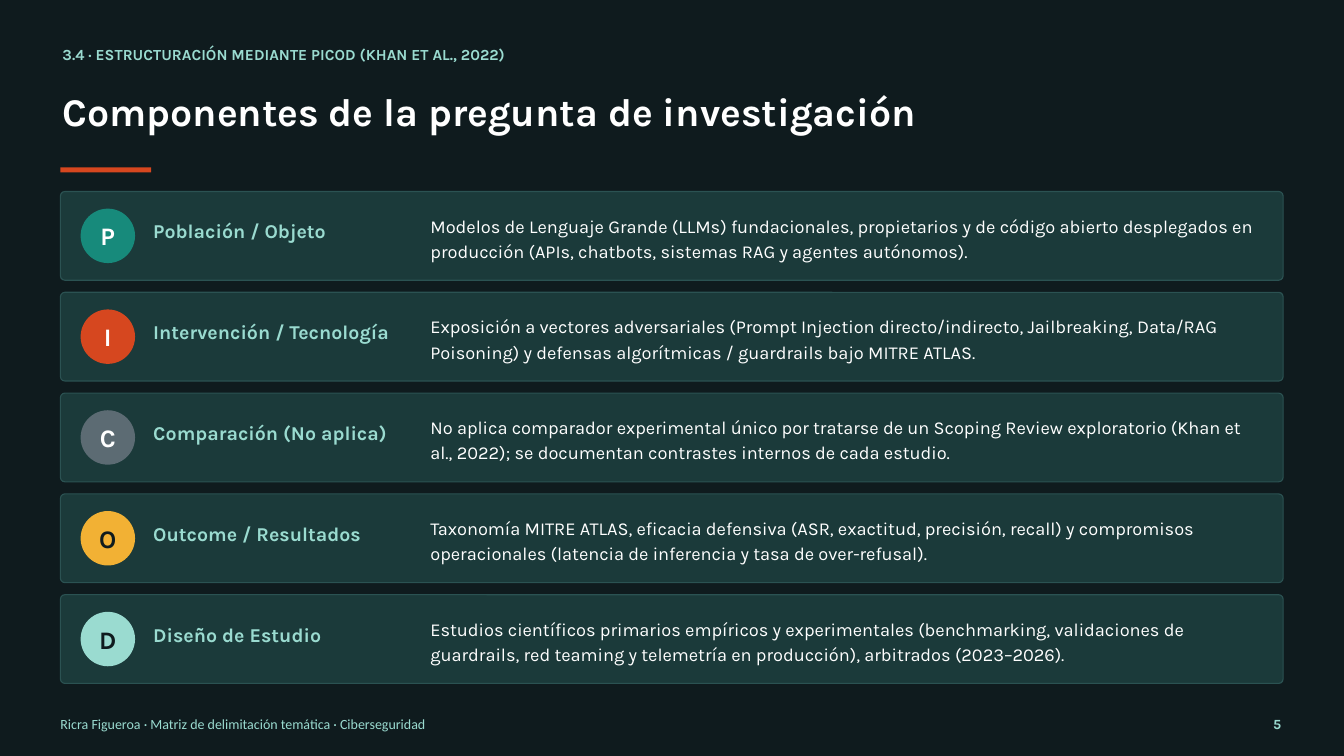
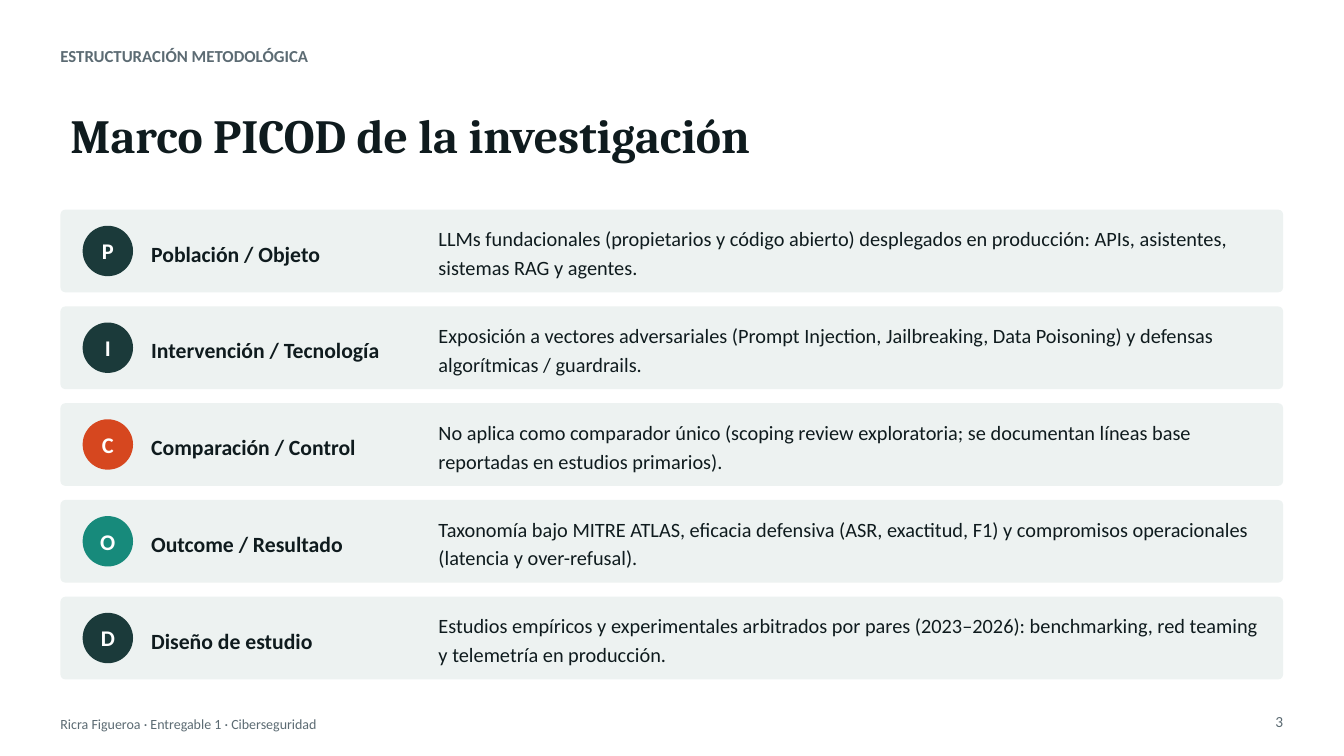
Before and after one commit to TeVerde29/trabajo-investigacion, a slide deck: slide 3 of Ricra_Figueroa_Pedro_Giovanni_Entregable1.pptx (slide 5 before the commit). Drawn at 1344x756 pixels with LibreOffice and Linux fonts; fonts in the diff are those of the drawing. Boxes give left, top, right and bottom in pixels: in the first picture for what was removed or moved away, otherwise in the second. Text is boxed around its words. In the diff, an @@ line names an element or a change of style, - is before the commit and + after.

Commit message:
Actualiza entregable de investigación sobre LLMs
Renueva el documento y la presentación del Entregable 1, y añade un script para generar la presentación con el diseño de referencia.

```diff
--- a/Ricra_Figueroa_Pedro_Giovanni_Entregable1.pptx
+++ b/Ricra_Figueroa_Pedro_Giovanni_Entregable1.pptx
@@ background #0F1B1E to #FFFFFF @@
@@ text at <box>60,49,308,62</box>: text changed; size 11 to 12 pt; font Karla to Calibri; text colour #9ADBD0 to #5C6B73 @@
-3.4 · ESTRUCTURACIÓN MEDIANTE PICOD (KHAN ET AL., 2022)
+ESTRUCTURACIÓN METODOLÓGICA
@@ title at <box>70,119,750,163</box>: text changed; size 28 to 34 pt; font Karla to Cambria; text colour #FFFFFF to #0F1B1E @@
-Componentes de la pregunta de investigación
+Marco PICOD de la investigación
@@ rectangle removed at <box>60,167,151,172</box> @@
@@ fill #1B3A3A to #EDF2F1; outline #2B5252 0.8 pt to none; proportions changed in 5 elements at <box>60,597,1284,680</box>, <box>60,500,1284,583</box>, <box>60,403,1284,486</box>, <box>60,307,1284,389</box>, <box>60,210,1284,292</box> @@
@@ rounded rectangle: place and size @@
-rounded rectangle at <box>60,192,1284,280</box>
+rounded rectangle at <box>60,210,1284,292</box>
@@ ellipse "P": place and size @@
-ellipse "P" at <box>81,209,135,263</box>
+ellipse "P" at <box>83,226,133,276</box>
@@ ellipse "P" at <box>83,226,133,276</box>: size 18 to 16 pt, font Karla to Calibri; fill #178A7B to #1B3A3A @@
@@ text "Población / Objeto" at <box>151,246,320,266</box>: size 14 to 15.5 pt, font Karla to Calibri, text colour #9ADBD0 to #0F1B1E; line spacing 1.15 to 1.18; vertical alignment top to middle @@
@@ text at <box>438,231,1227,279</box>: text changed; size 13 to 14.5 pt; font Karla to Calibri; text colour #FFFFFF to #0F1B1E @@
-Modelos de Lenguaje Grande (LLMs) fundacionales, propietarios y de código abierto desplegados en producción (APIs, chatbots, sistemas RAG y agentes autónomos).
+LLMs fundacionales (propietarios y código abierto) desplegados en producción: APIs, asistentes, sistemas RAG y agentes.
@@ rounded rectangle: place and size @@
-rounded rectangle at <box>60,292,1284,381</box>
+rounded rectangle at <box>60,307,1284,389</box>
@@ ellipse "I": place and size @@
-ellipse "I" at <box>81,310,135,364</box>
+ellipse "I" at <box>83,323,133,373</box>
@@ ellipse "I" at <box>83,323,133,373</box>: size 18 to 16 pt, font Karla to Calibri; fill #D6471F to #1B3A3A @@
@@ text "Intervención / Tecnología" at <box>151,342,379,362</box>: size 14 to 15.5 pt, font Karla to Calibri, text colour #9ADBD0 to #0F1B1E; line spacing 1.15 to 1.18; vertical alignment top to middle @@
@@ text at <box>438,328,1213,376</box>: text changed; size 13 to 14.5 pt; font Karla to Calibri; text colour #FFFFFF to #0F1B1E @@
-Exposición a vectores adversariales (Prompt Injection directo/indirecto, Jailbreaking, Data/RAG Poisoning) y defensas algorítmicas / guardrails bajo MITRE ATLAS.
+Exposición a vectores adversariales (Prompt Injection, Jailbreaking, Data Poisoning) y defensas algorítmicas / guardrails.
@@ rounded rectangle: place and size @@
-rounded rectangle at <box>60,393,1284,482</box>
+rounded rectangle at <box>60,403,1284,486</box>
@@ ellipse "C": place and size @@
-ellipse "C" at <box>81,410,135,465</box>
+ellipse "C" at <box>83,419,133,470</box>
@@ ellipse "C" at <box>83,419,133,470</box>: size 18 to 16 pt, font Karla to Calibri; fill #5C6B73 to #D6471F @@
@@ vertical alignment top to middle in 3 elements at <box>151,633,312,649</box>, <box>151,536,343,552</box>, <box>151,439,356,459</box> @@
@@ text at <box>151,439,356,459</box>: text changed; size 14 to 15.5 pt; font Karla to Calibri; text colour #9ADBD0 to #0F1B1E @@
-Comparación (No aplica)
+Comparación / Control
@@ text at <box>438,425,1190,473</box>: text changed; size 13 to 14.5 pt; font Karla to Calibri; text colour #FFFFFF to #0F1B1E @@
-No aplica comparador experimental único por tratarse de un Scoping Review exploratorio (Khan et al., 2022); se documentan contrastes internos de cada estudio.
+No aplica como comparador único (scoping review exploratoria; se documentan líneas base reportadas en estudios primarios).
@@ rounded rectangle: place and size @@
-rounded rectangle at <box>60,494,1284,583</box>
+rounded rectangle at <box>60,500,1284,583</box>
@@ ellipse "O": place and size @@
-ellipse "O" at <box>81,511,135,566</box>
+ellipse "O" at <box>83,516,133,567</box>
@@ ellipse "O" at <box>83,516,133,567</box>: size 18 to 16 pt, font Karla to Calibri, text colour #0F1B1E to #FFFFFF; fill #F2B134 to #178A7B @@
@@ text at <box>151,536,343,552</box>: text changed; size 14 to 15.5 pt; font Karla to Calibri; text colour #9ADBD0 to #0F1B1E @@
-Outcome / Resultados
+Outcome / Resultado
@@ text at <box>438,522,1248,569</box>: text changed; size 13 to 14.5 pt; font Karla to Calibri; text colour #FFFFFF to #0F1B1E @@
-Taxonomía MITRE ATLAS, eficacia defensiva (ASR, exactitud, precisión, recall) y compromisos operacionales (latencia de inferencia y tasa de over-refusal).
+Taxonomía bajo MITRE ATLAS, eficacia defensiva (ASR, exactitud, F1) y compromisos operacionales (latencia y over-refusal).
@@ rounded rectangle: place and size @@
-rounded rectangle at <box>60,595,1284,684</box>
+rounded rectangle at <box>60,597,1284,680</box>
@@ ellipse "D" at <box>83,613,133,663</box>: size 18 to 16 pt, font Karla to Calibri, text colour #0F1B1E to #FFFFFF; fill #9ADBD0 to #1B3A3A @@
@@ text at <box>438,618,1258,666</box>: text changed; size 13 to 14.5 pt; font Karla to Calibri; text colour #FFFFFF to #0F1B1E @@
-Estudios científicos primarios empíricos y experimentales (benchmarking, validaciones de guardrails, red teaming y telemetría en producción), arbitrados (2023–2026).
+Estudios empíricos y experimentales arbitrados por pares (2023–2026): benchmarking, red teaming y telemetría en producción.
@@ text at <box>151,633,312,649</box>: text changed; size 14 to 15.5 pt; font Karla to Calibri; text colour #9ADBD0 to #0F1B1E @@
-Diseño de Estudio
+Diseño de estudio
@@ text at <box>60,719,316,732</box>: text changed; text colour #9ADBD0 to #5C6B73 @@
-Ricra Figueroa · Matriz de delimitación temática · Ciberseguridad
+Ricra Figueroa · Entregable 1 · Ciberseguridad
@@ text added at <box>1275,717,1283,727</box>, 11 pt, text #5C6B73 @@
+3
@@ text removed at <box>1273,720,1281,729</box> @@
-5
```
Also in this commit, not shown: 3 other slides changed, 3 slides added, 5 slides removed, 3 other files.
